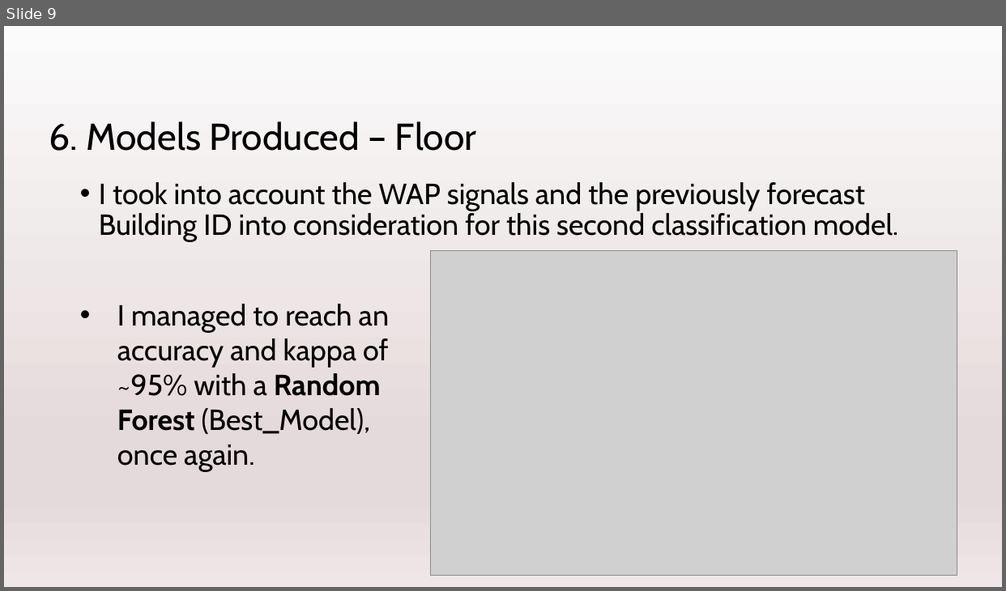
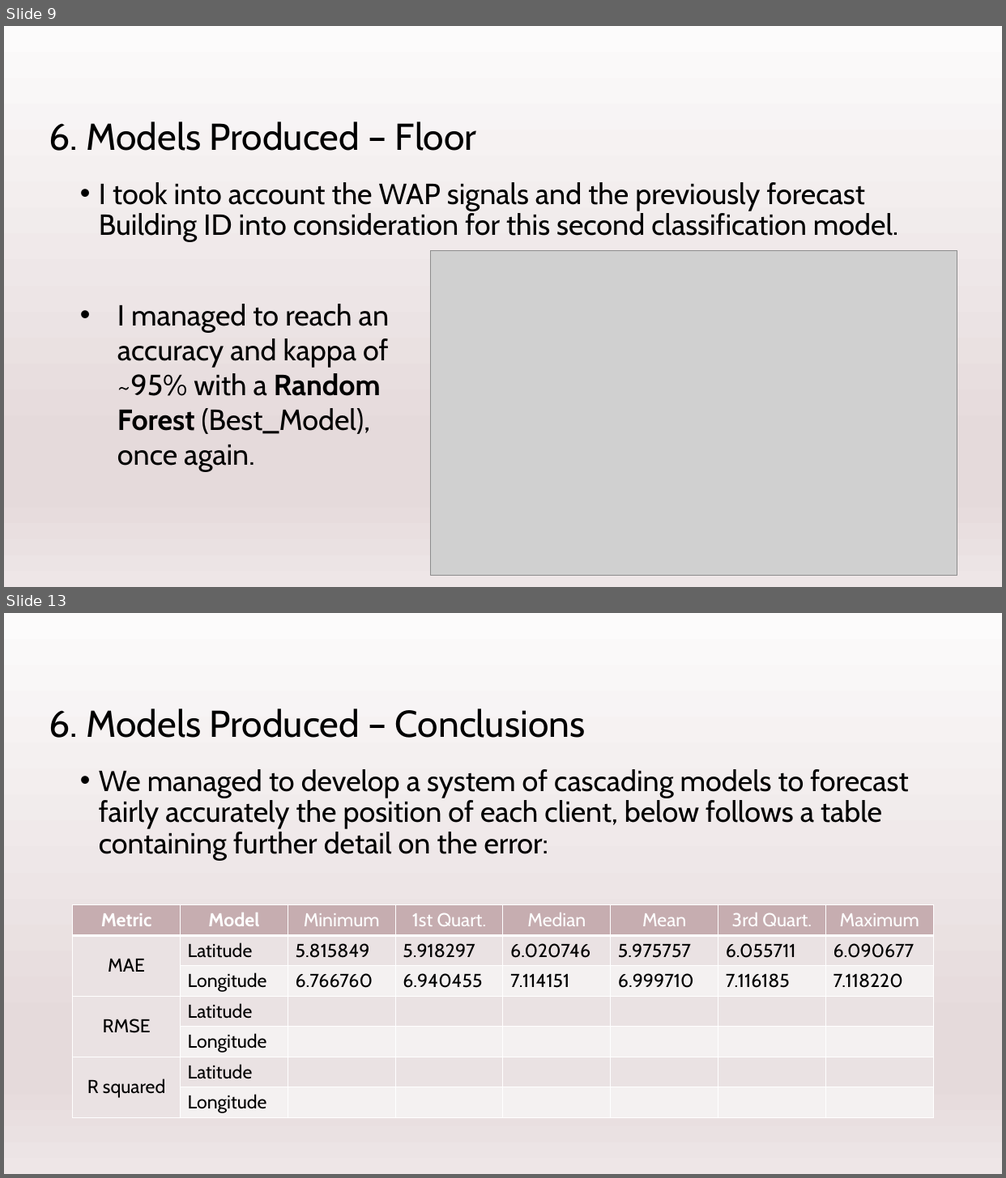
Before and after one commit to TomeBorges/IoT_Deep_Analytics_Visualization, a slide deck: Task3/Task3_ppt.pptx. Shown one above the other, each under a label of ours: slide 9 before the commit, slides 9 and 13 after it; the slides between them are not shown. The pictures are 1006x591 and 1006x1178 pixels, drawn with LibreOffice and Linux fonts; fonts in the diff are those of the drawing; grey boxes stand for pictures. Boxes give left, top, right and bottom in pixels: in the first picture for what was removed or moved away, otherwise in the second. Text is boxed around its words. In the diff, an @@ line names an element or a change of style, - is before the commit and + after.

```diff
--- a/Task3/Task3_ppt.pptx
+++ b/Task3/Task3_ppt.pptx
@@ slide 13 added at (x1=4, y1=613, x2=1002, y2=1174), background gradient #FCFBFB to #E5DADB to #EEE6E7 @@
@@ title added at (x1=49, y1=709, x2=585, y2=738), 36 pt, text #000000 @@
+6. Models Produced – Conclusions
@@ text added at (x1=99, y1=769, x2=908, y2=861), 28 pt, text #000000 @@
+• We managed to develop a system of cascading models to forecast fairly accurately the position of each client, below follows a table containing further detail on the error:
@@ table added at (x1=73, y1=905, x2=936, y2=1118), 7 rows, 8 columns @@
+Metric | Model | Minimum | 1st Quart. | Median | Mean | 3rd Quart. | Maximum
+MAE | Latitude | 5.815849 | 5.918297 | 6.020746 | 5.975757 | 6.055711 | 6.090677
+ | Longitude | 6.766760 | 6.940455 | 7.114151 | 6.999710 | 7.116185 | 7.118220
+RMSE | Latitude |  |  |  |  |  | 
+ | Longitude |  |  |  |  |  | 
+R squared | Latitude |  |  |  |  |  | 
+ | Longitude |  |  |  |  |  | 
```
Also in this commit, not shown: 4 slides changed.
